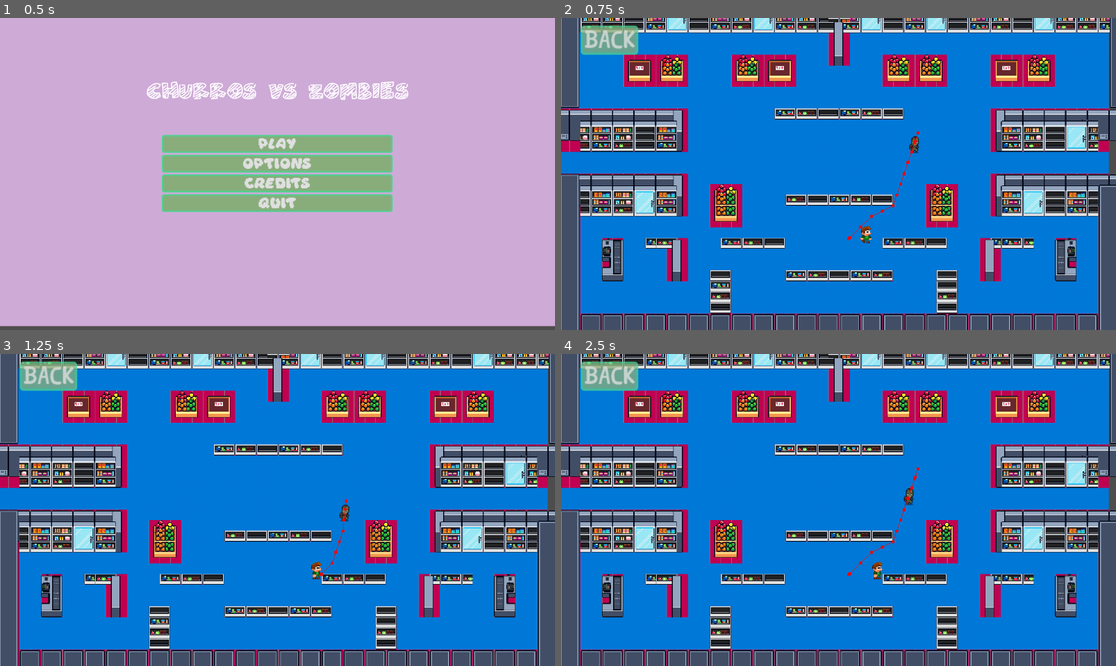
Above: before the commit, frames 1-4 (two rows, left to right).
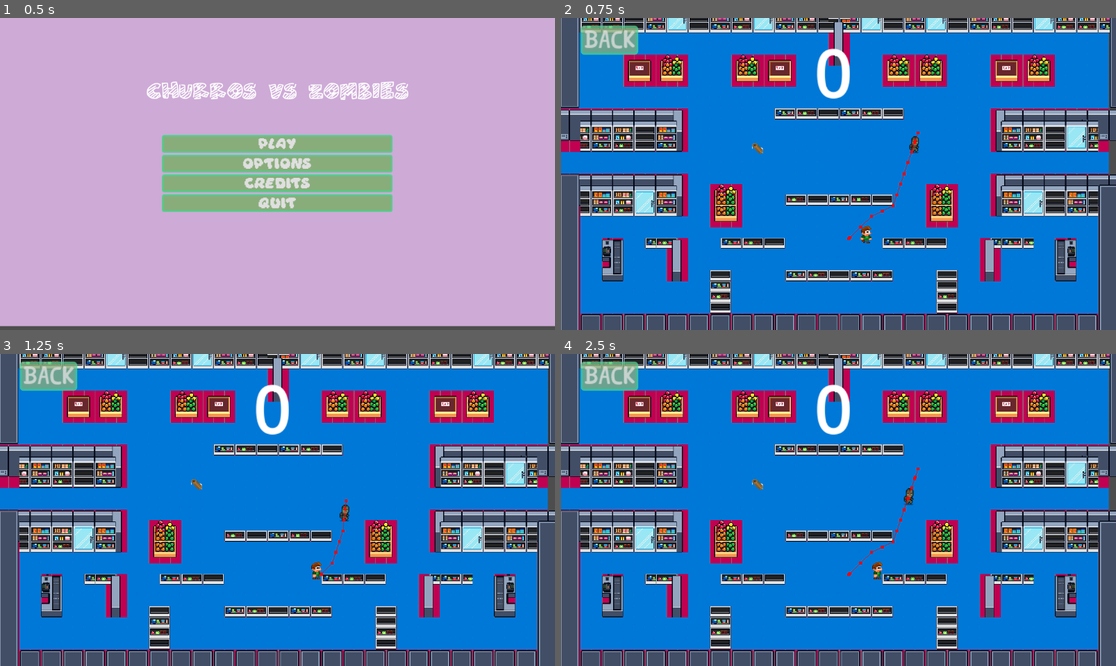
Above: after the commit, the same moments.

Repository: LucioPiccioni/ChurroVsKarens
Game: Godot game, scene res://menu.tscn
The game is run twice, just before and just after one commit, with the same random seed, the same clock (stepped at 60 frames per second) and the same inputs.
Inputs:
- Up to frame 1 (0.5 s): no input
- Up to frame 2 (0.75 s): click "Play" at 0.5 s
- Up to frame 3 (1.25 s): no input
- Up to frame 4 (2.5 s): click "Back" at 1.25 s; click "Play" at 2 s

Frame 1 is identical in both runs. In frame 2, 0.6% of the frame differs, in the area x 34-53%, y 9-44%; in frame 3, 0.6%; in frame 4, 0.6%.

Commit message:
add score

Diff:
--- a/ChurroVsKarens/Player.gd
+++ b/ChurroVsKarens/Player.gd
@@ -11,7 +11,6 @@
  #it now works hand in hand with that velocity variable.
 func _physics_process(delta):
 	var userButton = Input.get_vector("ui_left", "ui_right", "ui_up", "ui_down")
-	print(velocity)
 
 	if userButton:
 		direction = userButton
--- a/ChurroVsKarens/Robertito.tscn
+++ b/ChurroVsKarens/Robertito.tscn
@@ -61,7 +61,7 @@
 [sub_resource type="RectangleShape2D" id="RectangleShape2D_ryh0v"]
 size = Vector2(9.99998, 17.3333)
 
-[node name="Robertito" type="CharacterBody2D"]
+[node name="Robertito" type="CharacterBody2D" groups=["Player"]]
 position = Vector2(591, 436)
 scale = Vector2(1.5, 1.5)
 collision_mask = 3
--- /dev/null
+++ b/ChurroVsKarens/churro.gd
@@ -0,0 +1,7 @@
+extends Sprite2D
+
+
+func _on_area_2d_body_entered(body: Node2D) -> void:
+	if body.is_in_group("Player"):
+		GlobalScore.score += 1
+		queue_free()
--- /dev/null
+++ b/ChurroVsKarens/churro.tscn
@@ -0,0 +1,19 @@
+[gd_scene load_steps=4 format=3 uid="uid://cuxgkoek8h4lc"]
+
+[ext_resource type="Texture2D" uid="uid://bisv7kwxrxqwn" path="res://churro.png" id="1_sfpcc"]
+[ext_resource type="Script" path="res://churro.gd" id="2_o4bby"]
+
+[sub_resource type="RectangleShape2D" id="RectangleShape2D_6gr1j"]
+size = Vector2(32, 32)
+
+[node name="Churro" type="Sprite2D"]
+scale = Vector2(0.5, 0.5)
+texture = ExtResource("1_sfpcc")
+script = ExtResource("2_o4bby")
+
+[node name="Area2D" type="Area2D" parent="."]
+
+[node name="CollisionShape2D" type="CollisionShape2D" parent="Area2D"]
+shape = SubResource("RectangleShape2D_6gr1j")
+
+[connection signal="body_entered" from="Area2D" to="." method="_on_area_2d_body_entered"]
--- /dev/null
+++ b/ChurroVsKarens/global_score.gd
@@ -0,0 +1,3 @@
+extends Node
+
+var score = 0
--- a/ChurroVsKarens/project.godot
+++ b/ChurroVsKarens/project.godot
@@ -14,3 +14,12 @@
 run/main_scene="res://menu.tscn"
 config/features=PackedStringArray("4.3", "Forward Plus")
 config/icon="res://icon.svg"
+
+[autoload]
+
+GlobalScore="*res://global_score.gd"
+
+[global_group]
+
+Enemy="malo"
+Player="Robertito <3"
--- a/ChurroVsKarens/world.gd
+++ b/ChurroVsKarens/world.gd
@@ -1,4 +1,8 @@
 extends Node
+@onready var score: Label = $Score
+
+func _process(delta: float) -> void:
+	score.text = str(GlobalScore.score)
 
 func _on_button_pressed() -> void:
 	get_tree().change_scene_to_file("res://menu.tscn")
--- a/ChurroVsKarens/world.tscn
+++ b/ChurroVsKarens/world.tscn
@@ -6,6 +6,7 @@
 [ext_resource type="PackedScene" uid="uid://dtritpvm555g" path="res://Robertito.tscn" id="4_rxbsa"]
 [ext_resource type="FontFile" uid="uid://i5ntdcpy3px" path="res://Cream Wish.otf" id="5_v06xb"]
 [ext_resource type="Script" path="res://button.gd" id="7_64yd7"]
+[ext_resource type="PackedScene" uid="uid://cuxgkoek8h4lc" path="res://churro.tscn" id="8_e7hck"]
 [ext_resource type="PackedScene" uid="uid://bq88dfpkcfidc" path="res://Enemy.tscn" id="8_hfpkr"]
 
 [sub_resource type="StyleBoxFlat" id="StyleBoxFlat_44n34"]
@@ -60,4 +61,17 @@
 
 [node name="Robertito" parent="." instance=ExtResource("4_rxbsa")]
 
+[node name="Churro" parent="." instance=ExtResource("8_e7hck")]
+position = Vector2(456, 302)
+
+[node name="Score" type="Label" parent="."]
+offset_left = 244.0
+offset_top = 85.0
+offset_right = 893.0
+offset_bottom = 292.0
+theme_override_font_sizes/font_size = 100
+text = "HOLUS"
+horizontal_alignment = 1
+vertical_alignment = 1
+
 [connection signal="pressed" from="Button" to="." method="_on_button_pressed"]
Binary file added: ChurroVsKarens/churro.png
Not shown, added: ChurroVsKarens/churro.png.import
Not shown: 1 places in ChurroVsKarens/world.tscn that only renumber resources
